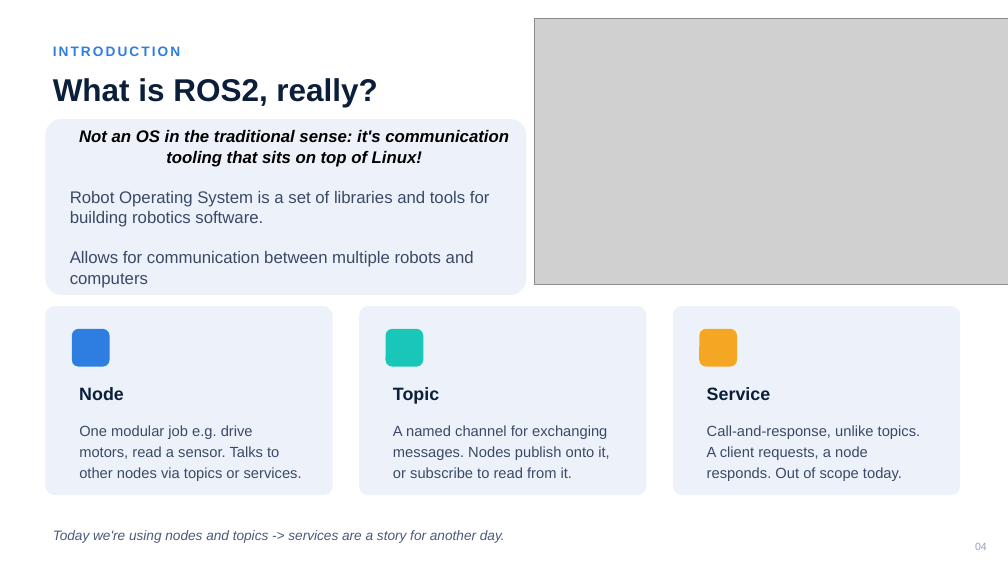
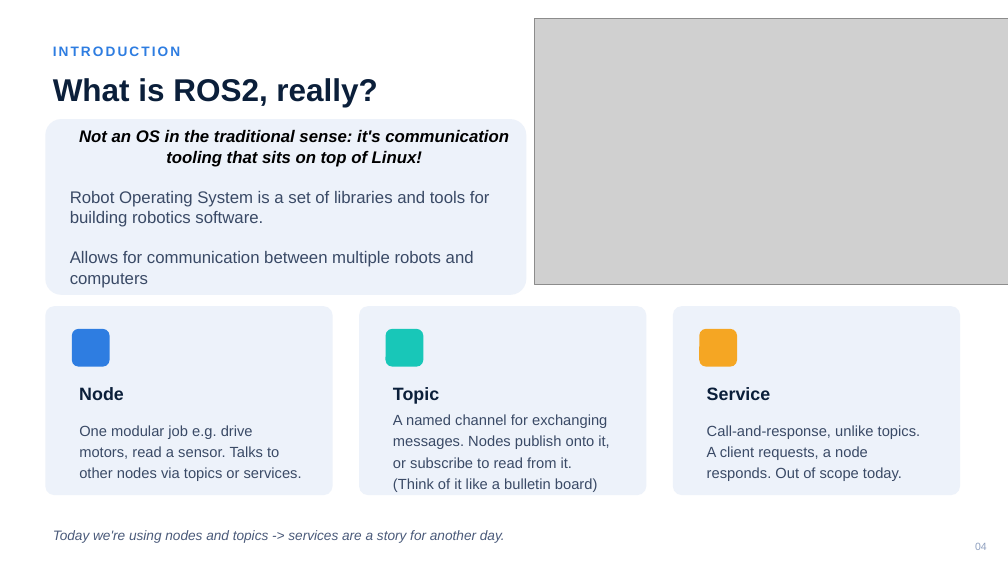
Before and after one commit to uqmars/workshop-resources, a slide deck: slide 4 of ROS2/ROS2_TurtleBot_Gazebo_Workshop.pptx. Drawn at 1008x567 pixels with LibreOffice and Linux fonts; fonts in the diff are those of the drawing; grey boxes stand for pictures. Boxes give left, top, right and bottom in pixels: in the first picture for what was removed or moved away, otherwise in the second. Text is boxed around its words. In the diff, an @@ line names an element or a change of style, - is before the commit and + after.

```diff
--- a/ROS2/ROS2_TurtleBot_Gazebo_Workshop.pptx
+++ b/ROS2/ROS2_TurtleBot_Gazebo_Workshop.pptx
@@ text at (393,478,598,492): paragraph added @@
+(Think of it like a bulletin board)
```
Also in this commit, not shown: 9 other slides changed.
